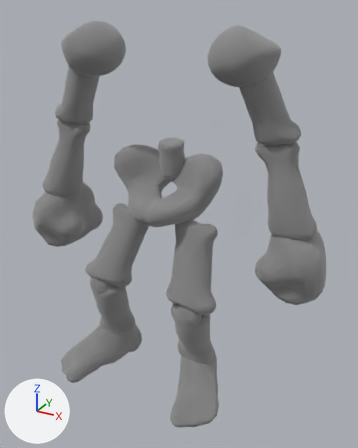
One commit to the FBX model Assets/_______PROJECT______/Models/Skeleton/Skull_Chara.fbx: the scene before it, then after it.
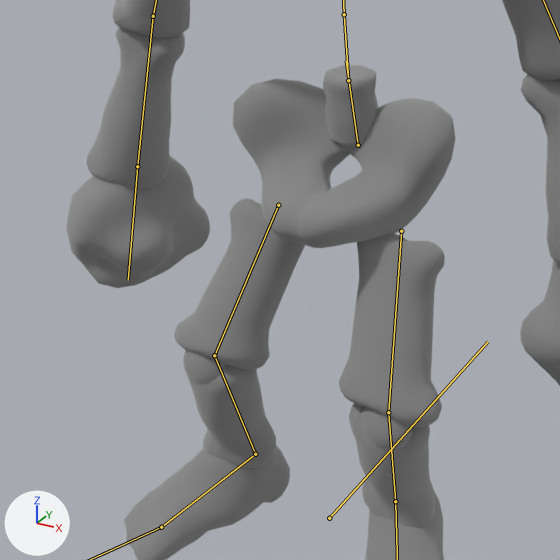
Old and new are each drawn whole from a camera (50 mm lens) standing at (0.797, -1.31, 1.237) and looking at (0.079, -0.005, 0.585) and again close up on the part from 0% to 77% of the width and 24% to 85% of the height. Lighting does not change. The marker at lower left points along +X, +Y and +Z. Both versions are drawn at frame 22 of the action 'rig|Chara_Idle'; the numbers are the values there. The bones that bend it are drawn over the model as lines in the close-ups.

Names of what the first close-up shows: 'Body_LP'.
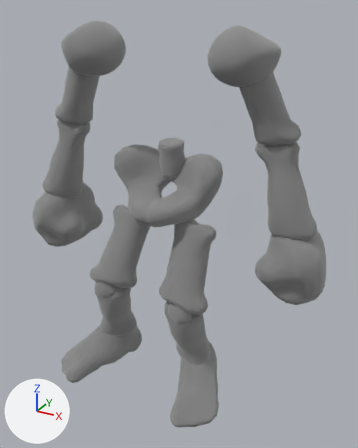
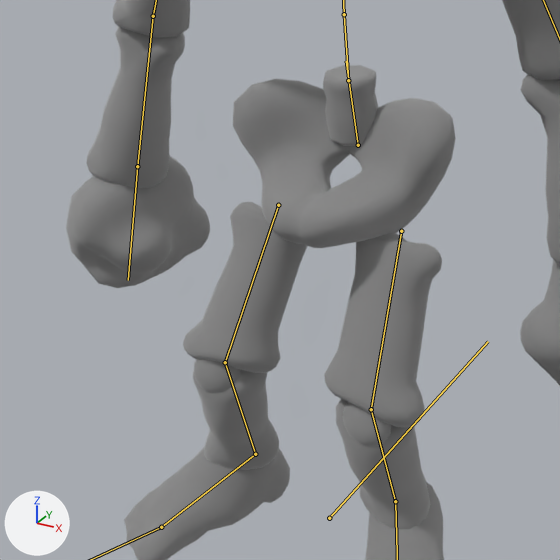
Edits to the scene script, one JSON object a line:
```json
{"block": "bone_def_thigh_l", "where": "bone_def_thigh_l = bpy.data.objects['rig'].pose.bones['DEF-thigh.L']  # child of 'DEF-spine'"}
{"op": "set", "path": "bone_def_thigh_l.rotation_quaternion", "old": "(0.994, -0.106, 0.0, 0.031)", "new": "(0.992, -0.1, 0.0, 0.081)", "note": "degrees (-12, 0, 4) -> degrees (-11, 1, 9)"}
{"block": "bone_def_shin_l", "where": "bone_def_shin_l = bpy.data.objects['rig'].pose.bones['DEF-shin.L']  # child of 'DEF-thigh.L'"}
{"op": "set", "path": "bone_def_shin_l.rotation_quaternion", "old": "(0.974, 0.227, -0.008, 0.006)", "new": "(0.968, 0.226, 0.089, -0.061)", "note": "degrees (26, -1, 0) -> degrees (26, 11, -5)"}
{"block": "bone_def_foot_l", "where": "bone_def_foot_l = bpy.data.objects['rig'].pose.bones['DEF-foot.L']  # child of 'DEF-shin.L'"}
{"op": "set", "path": "bone_def_foot_l.rotation_quaternion", "old": "(0.992, -0.127, 0.012, -0.002)", "new": "(0.985, -0.127, -0.052, -0.106)", "note": "degrees (-15, 1, 0) -> degrees (-14, -7, -11)"}
{"block": "bone_def_thigh_r", "where": "bone_def_thigh_r = bpy.data.objects['rig'].pose.bones['DEF-thigh.R']  # child of 'DEF-spine'"}
{"op": "set", "path": "bone_def_thigh_r.rotation_quaternion", "old": "(0.992, -0.12, 0.0, 0.034)", "new": "(0.994, -0.113, 0.0, -0.013)", "note": "degrees (-14, 0, 4) -> degrees (-13, 0, -2)"}
{"block": "bone_def_shin_r", "where": "bone_def_shin_r = bpy.data.objects['rig'].pose.bones['DEF-shin.R']  # child of 'DEF-thigh.R'"}
{"op": "set", "path": "bone_def_shin_r.rotation_quaternion", "old": "(0.978, 0.206, -0.009, 0.006)", "new": "(0.97, 0.204, -0.108, 0.07)", "note": "degrees (24, -1, 0) -> degrees (23, -14, 5)"}
{"block": "bone_def_foot_r", "where": "bone_def_foot_r = bpy.data.objects['rig'].pose.bones['DEF-foot.R']  # child of 'DEF-shin.R'"}
{"op": "set", "path": "bone_def_foot_r.rotation_quaternion", "old": "(0.995, -0.08, 0.042, -0.031)", "new": "(0.988, -0.088, 0.108, 0.071)", "note": "degrees (-9, 5, -4) -> degrees (-9, 13, 7)"}
```

What differs and where, as boxes (x1, y1, x2, y2) in the close-ups (560 x 560 px):
```json
{"object": "Body_LP", "change": "posed", "before": [66, 0, 560, 560], "after": [66, 0, 560, 560]}
{"bone": "DEF-thigh.L", "before": "(401, 231) to (388, 412)", "after": "(401, 231) to (371, 409)"}
{"bone": "DEF-shin.L", "before": "(388, 412) to (395, 501)", "after": "(371, 409) to (395, 501)"}
{"bone": "DEF-thigh.R", "before": "(278, 205) to (214, 355)", "after": "(278, 205) to (225, 362)"}
{"bone": "DEF-shin.R", "before": "(214, 355) to (255, 454)", "after": "(225, 362) to (255, 454)"}
```
